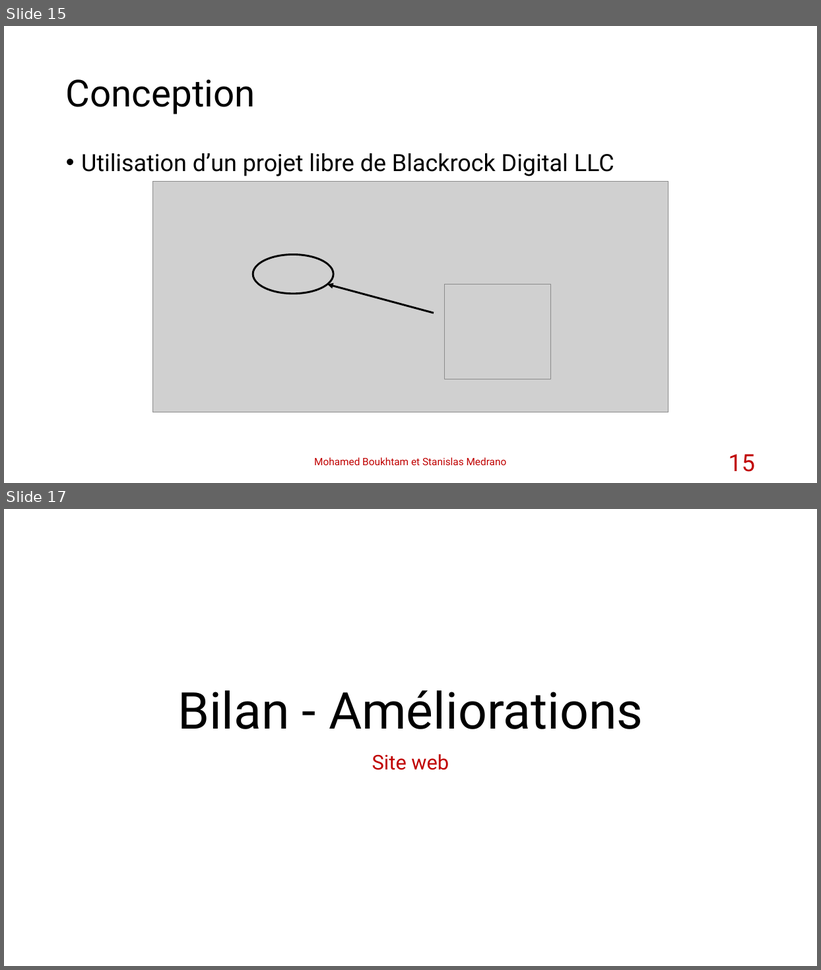
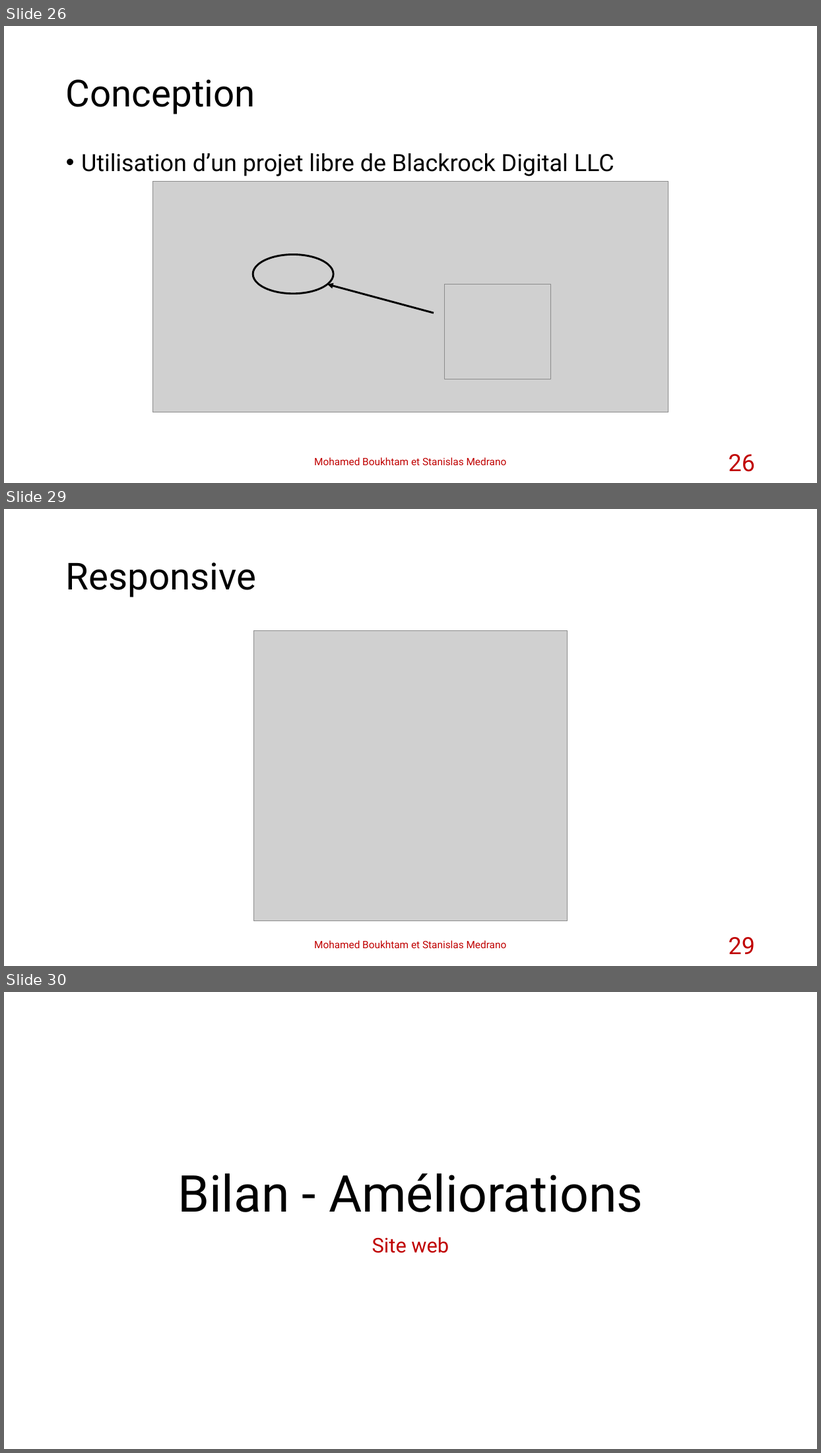
Before and after one commit to stanfrbd/stcodin, a slide deck: documents/Projet_Codin_StanislasMedrano_MohamedBoukhtam.pptx. Shown one above the other, each under a label of ours: slides 15 and 17 before the commit, slides 26, 29 and 30 after it; the slides between them are not shown. The pictures are 821x970 and 821x1453 pixels, drawn with LibreOffice and Linux fonts; fonts in the diff are those of the drawing; grey boxes stand for pictures; background and template pictures are left out. Boxes give left, top, right and bottom in pixels: in the first picture for what was removed or moved away, otherwise in the second. Text is boxed around its words. In the diff, an @@ line names an element or a change of style, - is before the commit and + after.

```diff
--- a/documents/Projet_Codin_StanislasMedrano_MohamedBoukhtam.pptx
+++ b/documents/Projet_Codin_StanislasMedrano_MohamedBoukhtam.pptx
@@ slide 29 added at [4, 509, 817, 966], background #FFFFFF @@
@@ title added at [66, 562, 257, 597], 44 pt, text #000000 @@
+Responsive
@@ picture added at [254, 631, 568, 921] @@
@@ text added at [314, 941, 507, 949], 12 pt, text #C00000 @@
+Mohamed Boukhtam et Stanislas Medrano
@@ page number added at [729, 937, 755, 955], 28 pt, text #C00000 @@
+29
@@ what was slide 15 is now slide 26 @@
@@ page number at [729, 454, 755, 472]: text changed @@
-15
+26
@@ what was slide 17 is now slide 30 @@
```
Also in this commit, not shown: 3 slides changed, 12 other slides added, 4 other files.
